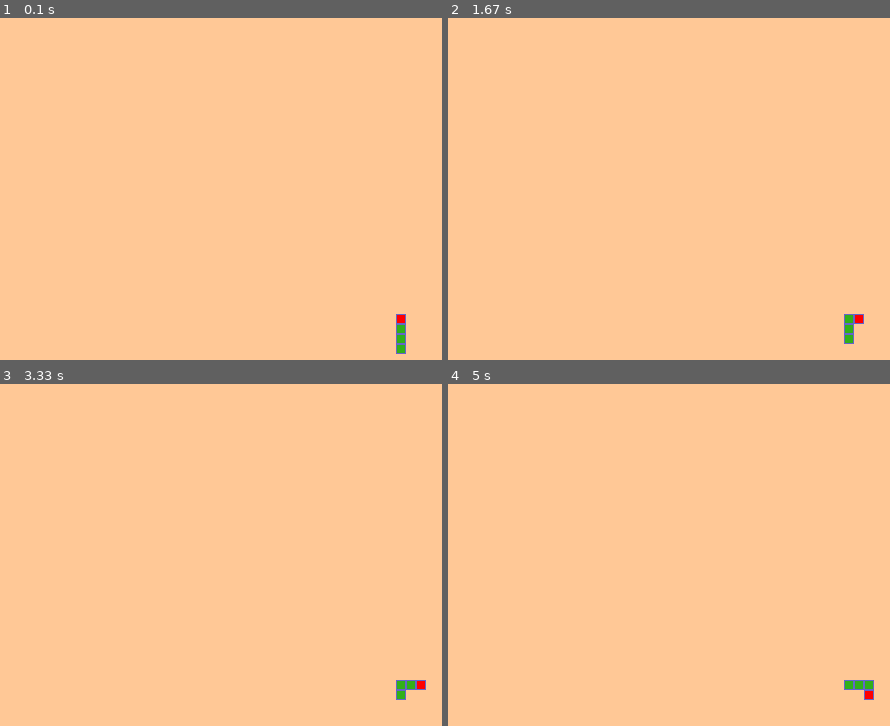
Above: before the commit, frames 1-4 (two rows, left to right).
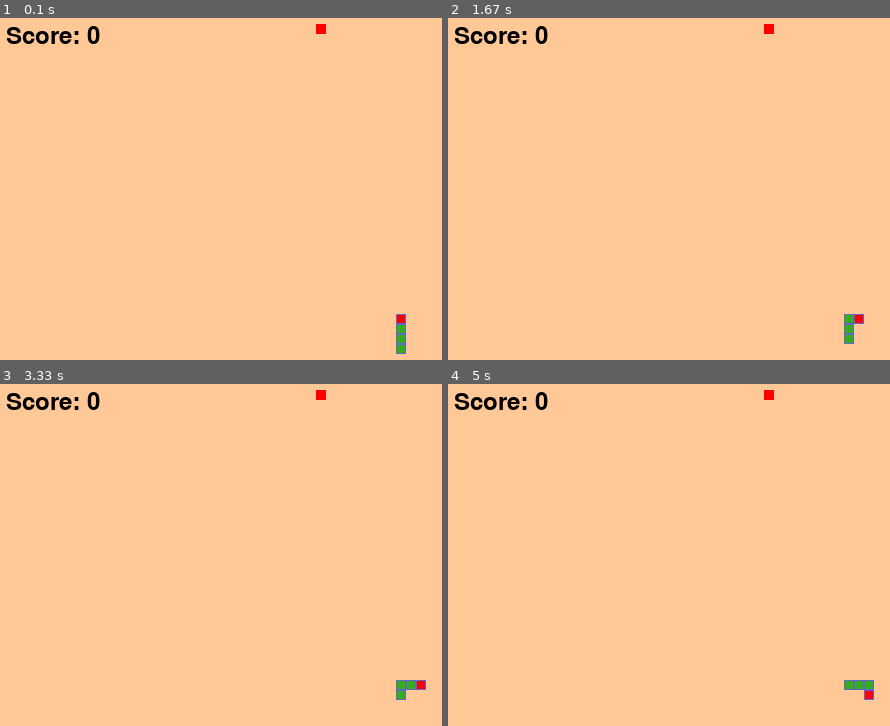
Above: after the commit, the same moments.

Repository: Moustapha530/PygameSnake
Game: pygame game, started from main.py
Same seed, same stepped clock (60 frames per second), same inputs: the game is played once before the commit and once after it.
Inputs:
- Up to frame 1 (0.1 s): no input
- Up to frame 2 (1.67 s): hold Right 0.33-0.8 s
- Up to frame 3 (3.33 s): no input
- Up to frame 4 (5 s): hold Down from 4.57 s (still down)

The runs differ from the first frame. In frame 1, 0.6% of the frame differs, in the area x 1-74%, y 1-8%; in frame 2, 0.6%; in frame 3, 0.6%; in frame 4, 0.6%.

Commit message:
add score and food managing

Diff:
--- /dev/null
+++ b/food.py
@@ -0,0 +1,15 @@
+import random
+import pygame
+
+def create_food(screen : pygame.Surface, cell_size : int, snake : list[list[int]]) -> list[int]:
+    columns = screen.get_width() // cell_size
+    rows = screen.get_height() // cell_size
+    while True:
+        food_x = random.randrange(columns) * cell_size
+        food_y = random.randrange(rows) * cell_size
+        food = [food_x, food_y]
+        if food not in snake:
+            return food
+
+def draw_food(screen : pygame.Surface, food : list[int], cell_size : int) -> None:
+    pygame.draw.rect(screen, (255, 0, 0), (food[0], food[1], cell_size, cell_size))
--- a/main.py
+++ b/main.py
@@ -1,5 +1,7 @@
 import pygame
 from snake import create_snake, draw_snake, has_collision
+from food import create_food, draw_food
+from score import draw_score
 from enum import Enum
 
 class Directions(Enum):
@@ -11,15 +13,16 @@
 pygame.init()
 screen = pygame.display.set_mode((800, 600))
 pygame.display.set_caption("Snake Game")
-screen.fill((255, 200, 150))
 
-screen_width = screen.get_width()
-screen_height = screen.get_height()
+score = 0
+font = pygame.font.SysFont(None, 36)
 
 cell_size = 10
 snake_direction = Directions.UP
 update_snake = 0
+
 snake = create_snake(screen, cell_size)
+food = create_food(screen, cell_size, snake)
 
 running = True
 while running:
@@ -46,7 +49,13 @@
     # Update the snake
     if update_snake > 99:
         update_snake = 0
-        snake = snake[-1:] + snake[:-1]
+
+        if snake[0] == food:
+            snake = [food] + snake
+            score += 1
+            food = create_food(screen, cell_size, snake)
+        else:
+            snake = snake[-1:] + snake[:-1]
 
         if snake_direction == Directions.UP:
             snake[0][0] = snake[1][0]
@@ -63,13 +72,17 @@
 
     screen.fill((255, 200, 150))
     draw_snake(screen, snake, cell_size)
+    draw_food(screen, food, cell_size)
+    draw_score(screen, score, font)
 
 
     pygame.display.update()
     update_snake += 1
 
+    # Check for collisions
     if has_collision(screen, snake):
         snake = create_snake(screen, cell_size)
         snake_direction = Directions.UP
+        score = 0
 
 pygame.quit()
--- /dev/null
+++ b/score.py
@@ -0,0 +1,6 @@
+import pygame
+
+
+def draw_score(screen : pygame.Surface, score : int, font : pygame.font.Font) -> None:
+    score_surface = font.render(f"Score: {score}", True, (0, 0, 0))
+    screen.blit(score_surface, (10, 10))
